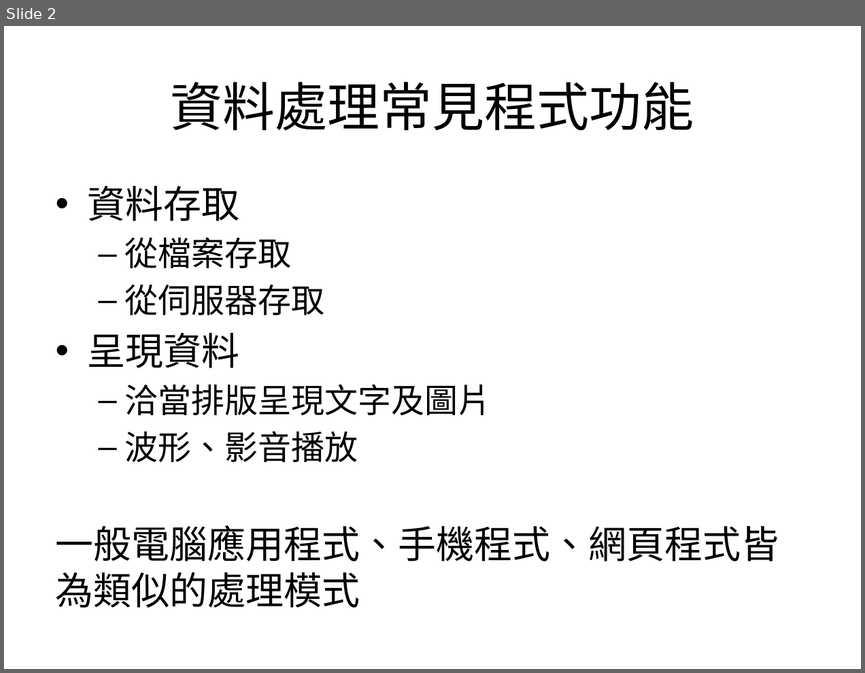
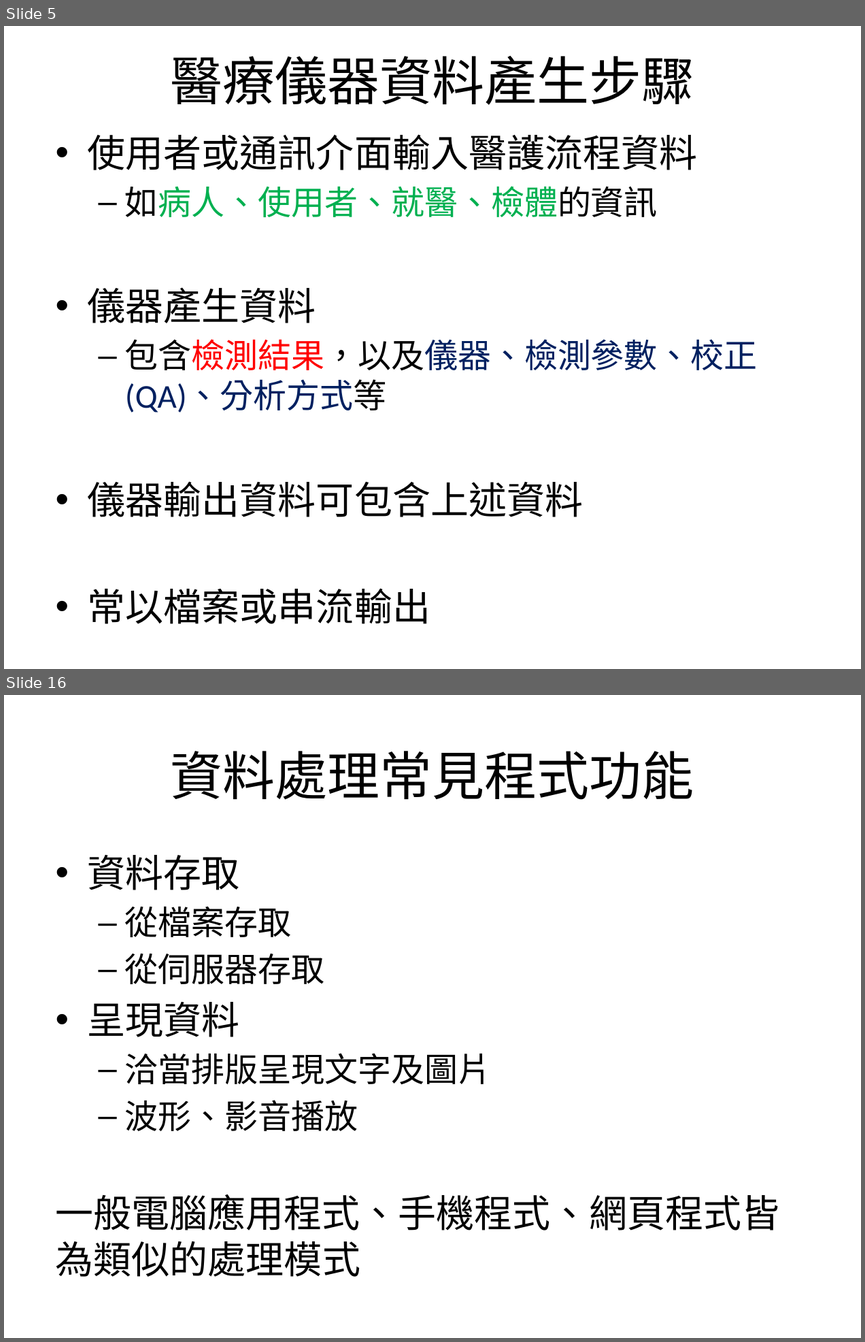
Before and after one commit to mos2718/MICexp, a slide deck: basicDataProcess/S3_DataIO_Process.pptx. Shown one above the other, each under a label of ours: slide 2 before the commit, slides 5 and 16 after it; the slides between them are not shown. The pictures are 865x673 and 865x1342 pixels, drawn with LibreOffice and Linux fonts; fonts in the diff are those of the drawing. Boxes give left, top, right and bottom in pixels: in the first picture for what was removed or moved away, otherwise in the second. Text is boxed around its words. In the diff, an @@ line names an element or a change of style, - is before the commit and + after.

```diff
--- a/basicDataProcess/S3_DataIO_Process.pptx
+++ b/basicDataProcess/S3_DataIO_Process.pptx
@@ slide 5 added at [4, 26, 861, 669], background #FFFFFF @@
@@ title added at [171, 56, 694, 105], 44 pt, text #000000 @@
+醫療儀器資料產生步驟
@@ text added at [88, 134, 757, 624], 28 pt, text #000000 @@
+• 使用者或通訊介面輸入醫護流程資料
+  – 如病人、使用者、就醫、檢體的資訊
+• 儀器產生資料
+  – 包含檢測結果，以及儀器、檢測參數、校正(QA)、分析方式等
+• 儀器輸出資料可包含上述資料
+• 常以檔案或串流輸出
@@ what was slide 2 is now slide 16 @@
```
Also in this commit, not shown: 1 slide changed, 13 other slides added, 2 other files.
